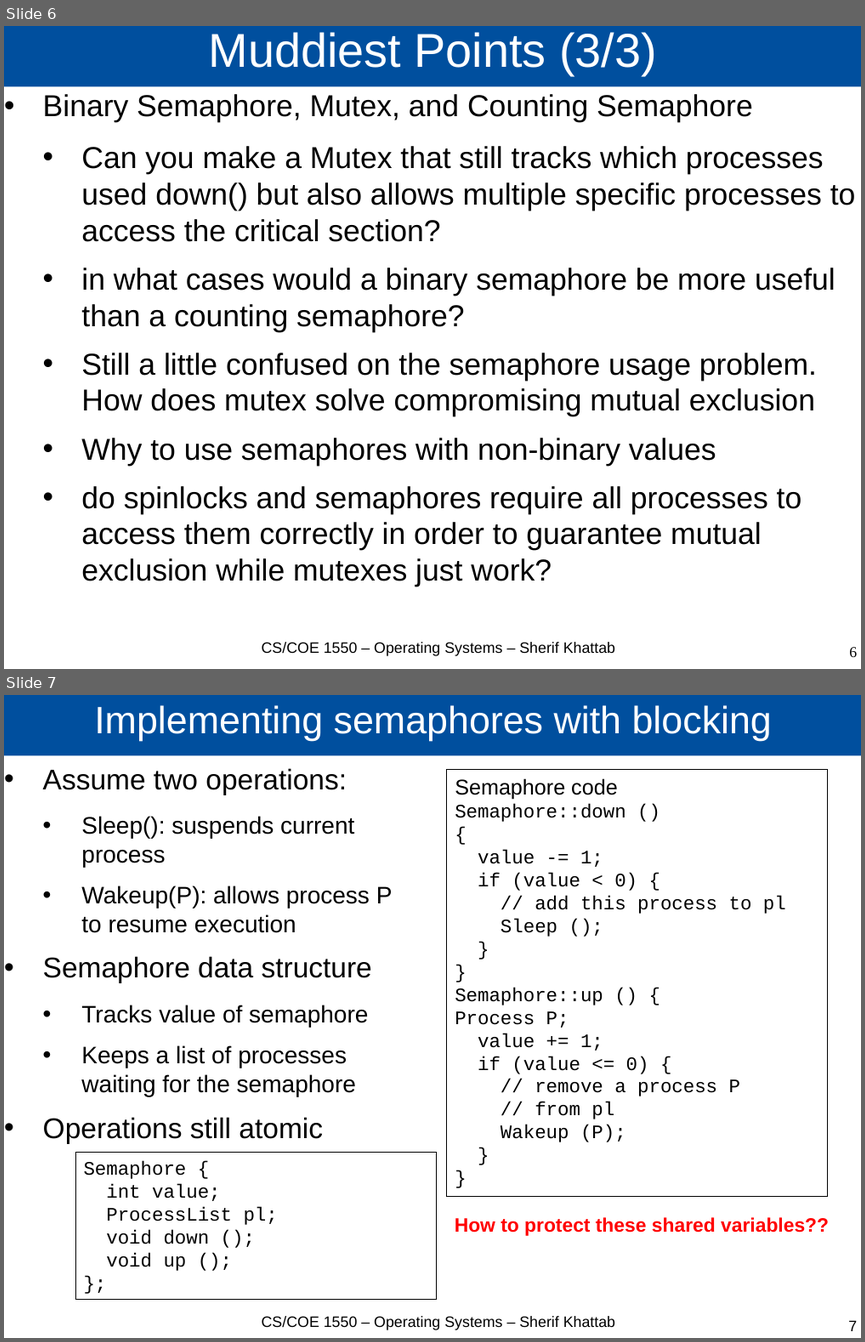
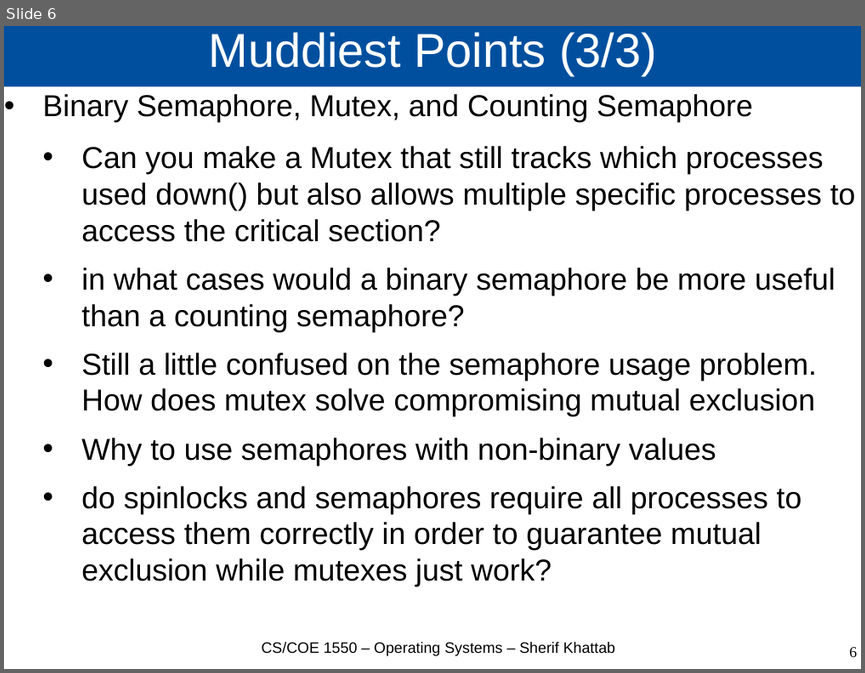
Before and after one commit to cs1550-2224/cs1550-code-handouts, a slide deck: DraftSlides/Lecture7.pptx. Shown one above the other, each under a label of ours: slides 6 and 7 before the commit, slide 6 after it. The pictures are 865x1342 and 865x673 pixels, drawn with LibreOffice and Linux fonts; fonts in the diff are those of the drawing. Boxes give left, top, right and bottom in pixels: in the first picture for what was removed or moved away, otherwise in the second. Text is boxed around its words. In the diff, an @@ line names an element or a change of style, - is before the commit and + after.

```diff
--- a/DraftSlides/Lecture7.pptx
+++ b/DraftSlides/Lecture7.pptx
@@ slide 7 removed at bbox=[4, 695, 861, 1338], background #FFFFFF @@
@@ title removed at bbox=[4, 695, 861, 756] @@
-Implementing semaphores with blocking
@@ text removed at bbox=[43, 768, 392, 1143] @@
-• Assume two operations:
-  • Sleep(): suspends current process
-  • Wakeup(P): allows process P to resume execution
-• Semaphore data structure
-  • Tracks value of semaphore
-  • Keeps a list of processes waiting for the semaphore
-• Operations still atomic
@@ rectangle removed at bbox=[447, 770, 828, 1197] @@
-Semaphore code
-Semaphore::down ()
-{
-value -= 1;
-if (value < 0) {
-// add this process to pl
-Sleep ();
-}
-}
-Semaphore::up () {
-Process P;
-value += 1;
-if (value <= 0) {
-// remove a process P
-// from pl
-Wakeup (P);
-}
-}
@@ rectangle removed at bbox=[75, 1152, 437, 1299] @@
-Semaphore {
-int value;
-ProcessList pl;
-void down ();
-void up ();
-};
@@ text removed at bbox=[454, 1217, 828, 1236] @@
-How to protect these shared variables??
@@ text removed at bbox=[262, 1315, 615, 1330] @@
-CS/COE 1550 – Operating Systems – Sherif Khattab
@@ page number removed at bbox=[848, 1320, 857, 1331] @@
-7
```
Also in this commit, not shown: 9 other slides removed, 5 other files.
